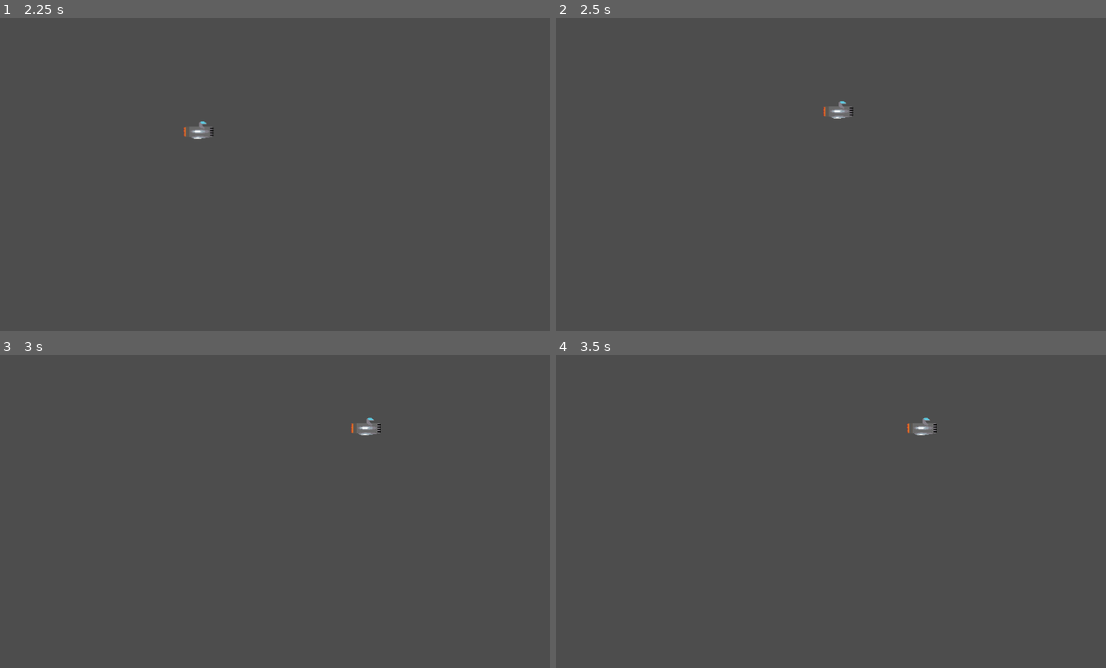
Above: before the commit, frames 1-4 (two rows, left to right).
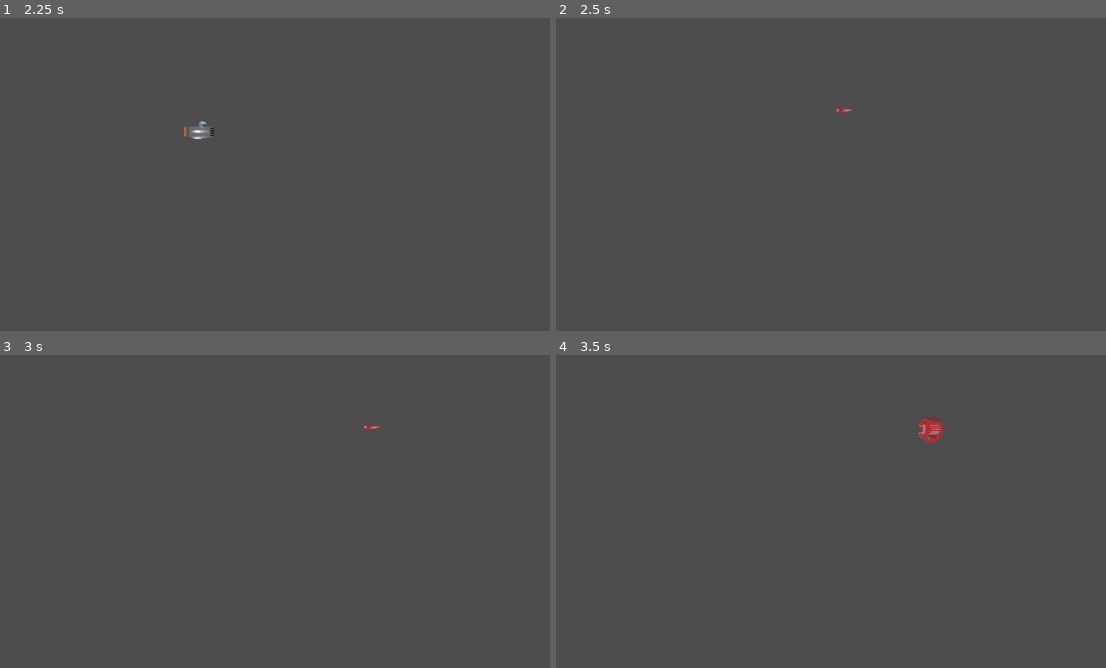
Above: after the commit, the same moments.

Repository: tfmertz/gamedevtv-jam-2026
Game: Godot game, scene res://ship_node.tscn
Two runs of this game, one before a commit and one after it. Both use one fixed random seed, a clock stepped at 60 frames per second and the inputs below. This scene is started directly instead of the project's main scene.
Inputs:
- Up to frame 1 (2.25 s): tap Enter at 0.5 s; tap 2 at 0.6 s; tap 1 at 0.8, 1.35 s; tap Space at 1.25 s; tap 3 at 1.55, 2.1 s
- Up to frame 2 (2.5 s): tap 4 at 2.3 s
- Up to frame 3 (3 s): tap 4 at 2.85 s
- Up to frame 4 (3.5 s): tap 5 at 3.05 s

Frame 1 is identical in both runs. In frame 2, 0.2% of the frame differs, in the area x 48-55%, y 26-33%; in frame 3, 0.2%; in frame 4, 0.3%, in the area x 63-71%, y 19-28%.

Commit message:
fixing my shit

Diff:
--- /dev/null
+++ b/bullet.gd
@@ -0,0 +1,19 @@
+extends Area2D
+
+var speed = 20
+enum type {PLAYER, ENEMY_1, ENEMY_2} #to be set on call by level
+var bullet_type = type
+
+# Called when the node enters the scene tree for the first time.
+func _ready() -> void:
+	$despawn_timer.start()
+	rotation = PI/2
+
+# Called every frame. 'delta' is the elapsed time since the previous frame.
+func _process(delta: float) -> void:
+	if bullet_type==type.PLAYER:
+		position += Vector2(sin(rotation),-cos(rotation)).normalized()*speed
+
+
+func _on_despawn_timer_timeout() -> void:
+	queue_free()
--- /dev/null
+++ b/bullet.tscn
@@ -0,0 +1,21 @@
+[gd_scene format=3 uid="uid://v6bv60s1f1d6"]
+
+[ext_resource type="Texture2D" uid="uid://b6p6ed4so0wnk" path="res://ART ASSETS/bullet_round.png" id="1_v7oki"]
+[ext_resource type="Script" uid="uid://f0fdv65plue8" path="res://bullet.gd" id="1_v8qja"]
+
+[sub_resource type="CircleShape2D" id="CircleShape2D_v8qja"]
+radius = 4.0
+
+[node name="bullet" type="Area2D" unique_id=957631881]
+script = ExtResource("1_v8qja")
+
+[node name="bullet_player_sprite" type="Sprite2D" parent="." unique_id=262877844]
+scale = Vector2(0.5, 0.5)
+texture = ExtResource("1_v7oki")
+
+[node name="bullet_player_hitbox" type="CollisionShape2D" parent="." unique_id=154617037]
+shape = SubResource("CircleShape2D_v8qja")
+
+[node name="despawn_timer" type="Timer" parent="." unique_id=2000550316]
+
+[connection signal="timeout" from="despawn_timer" to="." method="_on_despawn_timer_timeout"]
--- a/ship_node.gd
+++ b/ship_node.gd
@@ -1,62 +1,116 @@
 extends Area2D
 
+@export var bullet_scene: PackedScene =preload("res://bullet.tscn")
 signal die
+signal fire
 var health: int
 var health_gun = 1
 var health_shield =2
-var speed = 10
+var health_enemy_small = 1
+var health_enemy_big = 2
+var speed_player = 10
+var speed_enemy = 10
+var speed =1 #placeholder speed
 var target_direction: Vector2
 var target_location: Vector2
-# Called when the node enters the scene tree for the first time.
+enum type  {GUN, SHIELD, ENEMY_SMALL, ENEMY_BIG}
+var ship_type = type
+var player_z = 11
+var enemy_z =12
+
+
+
 func _ready() -> void:
 	$sprite.hide()
 	$hitbox_gun.hide()
 	$hitbox_shield.hide()
+	$hitbox_enemy_sm.hide()
+	$hitbox_enemy_bg.hide()
+	target_location=position
 
 
-
-# Called every frame. 'delta' is the elapsed time since the previous frame.
 func _process(delta: float) -> void:
 
 	flyto(target_location)
+
 
 func spawn_shield() -> void: #spawns ship as shield ship, sets animation, health, hitbox
 	$sprite.play("shield")
 	$sprite.show()
 	$hitbox_shield.show()
+	$bullet_timer.start()
+	z_index=player_z
+	speed = speed_player
 	health = health_shield
+	ship_type = type.SHIELD
 
 func spawn_gun() -> void: #spawns ship as gun ship, sets animation, health, hitbox
 	$sprite.play("gun")
 	$sprite.show()
 	$hitbox_gun.show()
+	$bullet_timer.start()
+	z_index=player_z
+	speed = speed_player
 	health = health_gun
+	ship_type = type.GUN
 
-func flyto(location: Vector2) -> void:
+func spawn_enemy_small() -> void: #spawns ship as gun ship, sets animation, health, hitbox
+	$sprite.play("enemy_small")
+	$sprite.show()
+	$hitbox_enemy_sm.show()
+	$bullet_timer.start()
+	z_index=enemy_z
+	speed = speed_enemy
+	health = health_enemy_small
+	ship_type = type.ENEMY_SMALL
+
+func spawn_enemy_big() -> void: #spawns ship as gun ship, sets animation, health, hitbox
+	$sprite.play("enemy_big")
+	$sprite.show()
+	$hitbox_enemy_bg.show()
+	$bullet_timer.start()
+	z_index=enemy_z
+	speed = speed_enemy
+	health = health_enemy_big
+	ship_type = type.ENEMY_BIG
+
+func flyto(location: Vector2) -> void: #recieves a target position as vector2
 	target_location = location
 	target_direction = Vector2(target_location.x-position.x, target_location.y-position.y)
-	var temp_speed = target_direction.length()/round(target_direction.length()/speed)
+	var temp_speed = target_direction.length()/round(target_direction.length()/speed) #sets a temporary speed equal to arrive at location exactly
 	if position != target_location:
 		position = position+target_direction.normalized()*temp_speed
 
 
-func _unhandled_input(event: InputEvent) -> void:  #placeholder for spawning ships
-	if event is InputEventKey:
-		if event.pressed and event.keycode == KEY_2:
-			spawn_shield()
-			#position=Vector2(100,100)
-		elif event.pressed and event.keycode == KEY_1:
-			spawn_gun()
-			#position=Vector2(100,100)
-		elif event.pressed and event.keycode == KEY_3:
-			var randpoint = Vector2(randi() % 1120+32, randi() % 616+32)
-			flyto(randpoint)
-			print(randpoint)
+func _unhandled_input(event: InputEvent) -> void:  #placeholder for spawning ships, to be removed/disabled
+	if event is InputEventKey:#placeholder for spawning ships, to be removed/disabled
+		if event.pressed and event.keycode == KEY_2:#placeholder for spawning ships, to be removed/disabled
+			spawn_shield()#placeholder for spawning ships, to be removed/disabled
+			#position=Vector2(100,100)#placeholder for spawning ships, to be removed/disabled
+		elif event.pressed and event.keycode == KEY_1:#placeholder for spawning ships, to be removed/disabled
+			spawn_gun()#placeholder for spawning ships, to be removed/disabled
+			#position=Vector2(100,100)#placeholder for spawning ships, to be removed/disabled
+		elif event.pressed and event.keycode == KEY_3:#placeholder for spawning ships, to be removed/disabled
+			var randpoint = Vector2(randi() % 1120+32, randi() % 616+32)#placeholder for spawning ships, to be removed/disabled
+			flyto(randpoint)#placeholder for spawning ships, to be removed/disabled
+			#print(randpoint)#placeholder for spawning ships, to be removed/disabled
+		elif event.pressed and event.keycode == KEY_4:#placeholder for spawning ships, to be removed/disabled
+			spawn_enemy_small()#placeholder for spawning ships, to be removed/disabled
+		elif event.pressed and event.keycode == KEY_5:#placeholder for spawning ships, to be removed/disabled
+			spawn_enemy_big()#placeholder for spawning ships, to be removed/disabled
 
 
 func _on_area_entered(area: Area2D) -> void:
-	if area.z_index==12:
+	if area.z_index==12: #detecting if the body that entered it is an enemy
 		health=health-1
 		if health==0:
-			die.emit()
+			die.emit(position, ship_type)
 			queue_free()
+
+
+func _on_timer_timeout() -> void:
+	if ship_type!=type.SHIELD:
+		fire.emit(position, ship_type) #bullets are handled by the level
+	#var bullet = bullet_scene.instantiate()
+	#bullet.position = $sprite.position
+	#add_child(bullet)
--- a/ship_node.tscn
+++ b/ship_node.tscn
@@ -1,6 +1,8 @@
 [gd_scene format=3 uid="uid://c5h6trusypsh7"]
 
 [ext_resource type="Script" uid="uid://colmiaohdff4p" path="res://ship_node.gd" id="1_3a2p5"]
+[ext_resource type="Texture2D" uid="uid://b81jlh5w56xmf" path="res://ART ASSETS/big_enemy.png" id="2_cpmmr"]
+[ext_resource type="Texture2D" uid="uid://e6a6cd4tna5e" path="res://ART ASSETS/small_enemy.png" id="2_ly44p"]
 [ext_resource type="Texture2D" uid="uid://bkikffj6wah11" path="res://ART ASSETS/duck ship_0001.png" id="2_yhbkl"]
 [ext_resource type="Texture2D" uid="uid://jaha1e8rks3f" path="res://ART ASSETS/duck ship_0002.png" id="3_ly44p"]
 [ext_resource type="Texture2D" uid="uid://br4p7qif0k3fd" path="res://ART ASSETS/shield ship_0001.png" id="4_cpmmr"]
@@ -8,6 +10,22 @@
 
 [sub_resource type="SpriteFrames" id="SpriteFrames_65l50"]
 animations = [{
+"frames": [{
+"duration": 1.0,
+"texture": ExtResource("2_cpmmr")
+}],
+"loop": true,
+"name": &"enemy_big",
+"speed": 5.0
+}, {
+"frames": [{
+"duration": 1.0,
+"texture": ExtResource("2_ly44p")
+}],
+"loop": true,
+"name": &"enemy_small",
+"speed": 5.0
+}, {
 "frames": [{
 "duration": 1.0,
 "texture": ExtResource("2_yhbkl")
@@ -38,12 +56,17 @@
 [sub_resource type="CircleShape2D" id="CircleShape2D_vysyx"]
 radius = 32.01562
 
+[sub_resource type="CapsuleShape2D" id="CapsuleShape2D_cpmmr"]
+
+[sub_resource type="CircleShape2D" id="CircleShape2D_qpxp6"]
+radius = 23.0
+
 [node name="ShipNode" type="Area2D" unique_id=1841324561]
 script = ExtResource("1_3a2p5")
 
 [node name="sprite" type="AnimatedSprite2D" parent="." unique_id=1209264211]
 sprite_frames = SubResource("SpriteFrames_65l50")
-animation = &"shield"
+animation = &"enemy_big"
 
 [node name="hitbox_gun" type="CollisionShape2D" parent="." unique_id=753737017]
 visible = false
@@ -52,7 +75,22 @@
 shape = SubResource("CapsuleShape2D_m1ihe")
 
 [node name="hitbox_shield" type="CollisionShape2D" parent="." unique_id=1696449843]
+visible = false
 position = Vector2(-16, 0)
 shape = SubResource("CircleShape2D_vysyx")
 
+[node name="bullet_timer" type="Timer" parent="." unique_id=1733135617]
+wait_time = 0.5
+
+[node name="hitbox_enemy_sm" type="CollisionShape2D" parent="." unique_id=890536836]
+visible = false
+position = Vector2(6, -2)
+rotation = 1.5707964
+shape = SubResource("CapsuleShape2D_cpmmr")
+
+[node name="hitbox_enemy_bg" type="CollisionShape2D" parent="." unique_id=1167065100]
+position = Vector2(11, 2)
+shape = SubResource("CircleShape2D_qpxp6")
+
 [connection signal="area_entered" from="." to="." method="_on_area_entered"]
+[connection signal="timeout" from="bullet_timer" to="." method="_on_timer_timeout"]
Binary file added: ART ASSETS/big_enemy.png
Not shown, added: ART ASSETS/big_enemy.png.import
Binary file added: ART ASSETS/bullet_round.png
Not shown, added: ART ASSETS/bullet_round.png.import
Binary file added: ART ASSETS/small_enemy.png
Not shown, added: ART ASSETS/small_enemy.png.import
Not shown, added: bullet.gd.uid
